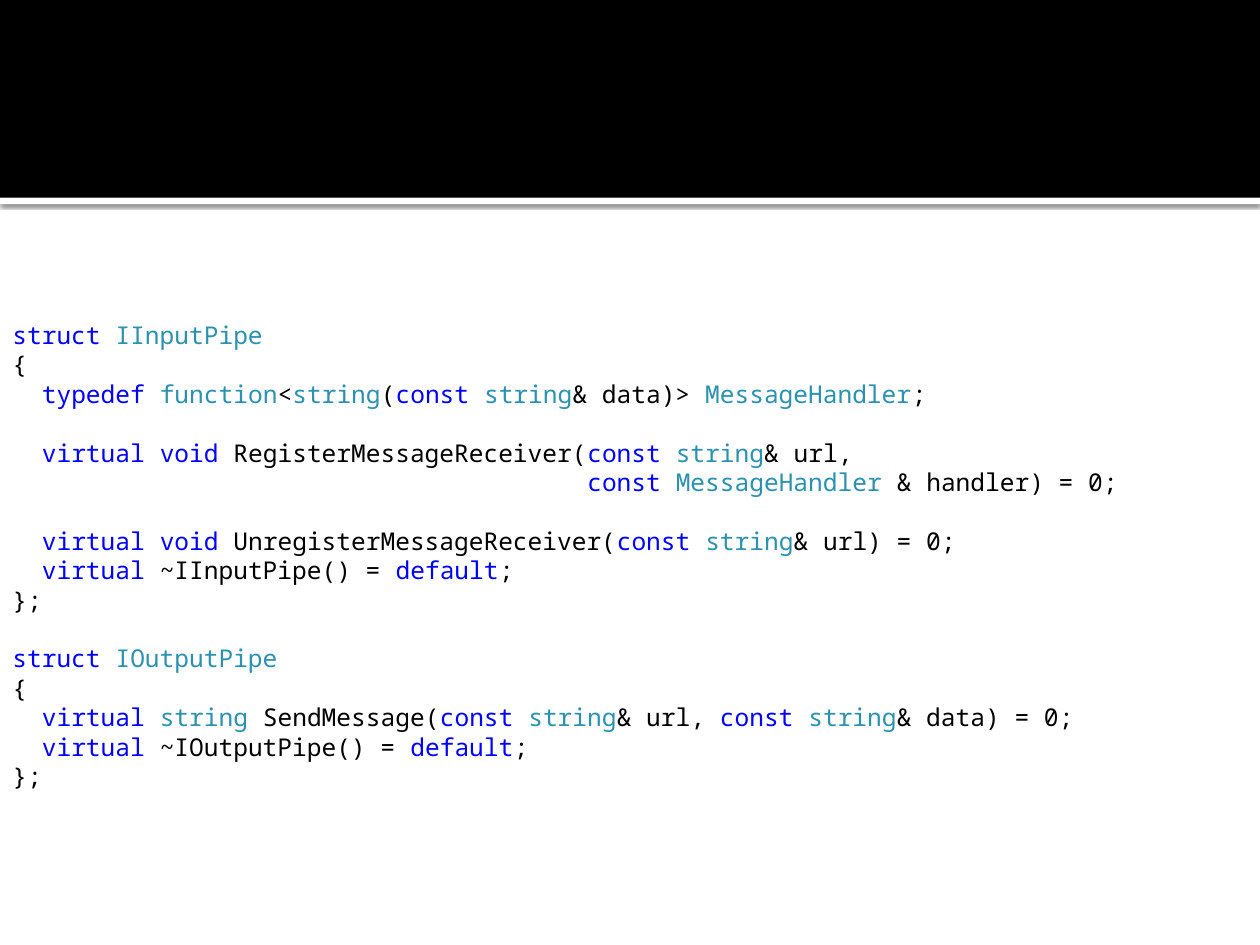
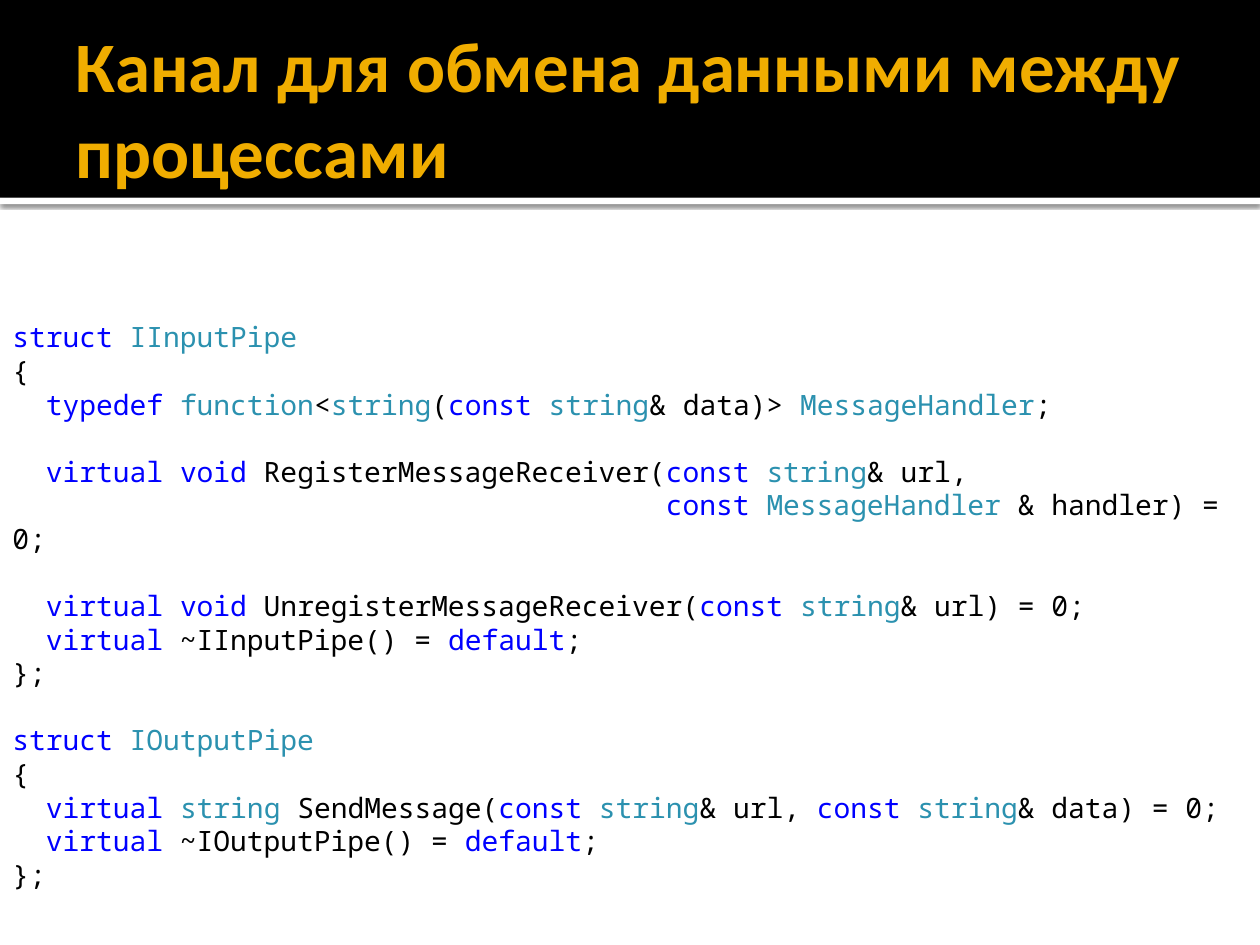
Before and after one commit to iv-sergius/ood, a slide deck: slide 19 of lectures/12.proxy/proxy.pptx. Drawn at 1260x945 pixels with LibreOffice and Linux fonts; fonts in the diff are those of the drawing. Boxes give left, top, right and bottom in pixels: in the first picture for what was removed or moved away, otherwise in the second. Text is boxed around its words. In the diff, an @@ line names an element or a change of style, - is before the commit and + after.

```diff
--- a/lectures/12.proxy/proxy.pptx
+++ b/lectures/12.proxy/proxy.pptx
@@ title added at (x1=76, y1=43, x2=1180, y2=190), 40.5 pt, text #F0AD00, bold @@
+Канал для обмена данными между процессами
@@ text "struct IInputPipe" at (x1=12, y1=325, x2=1219, y2=858): size 14 to 16 pt @@
```
Also in this commit, not shown: 14 other slides changed.
